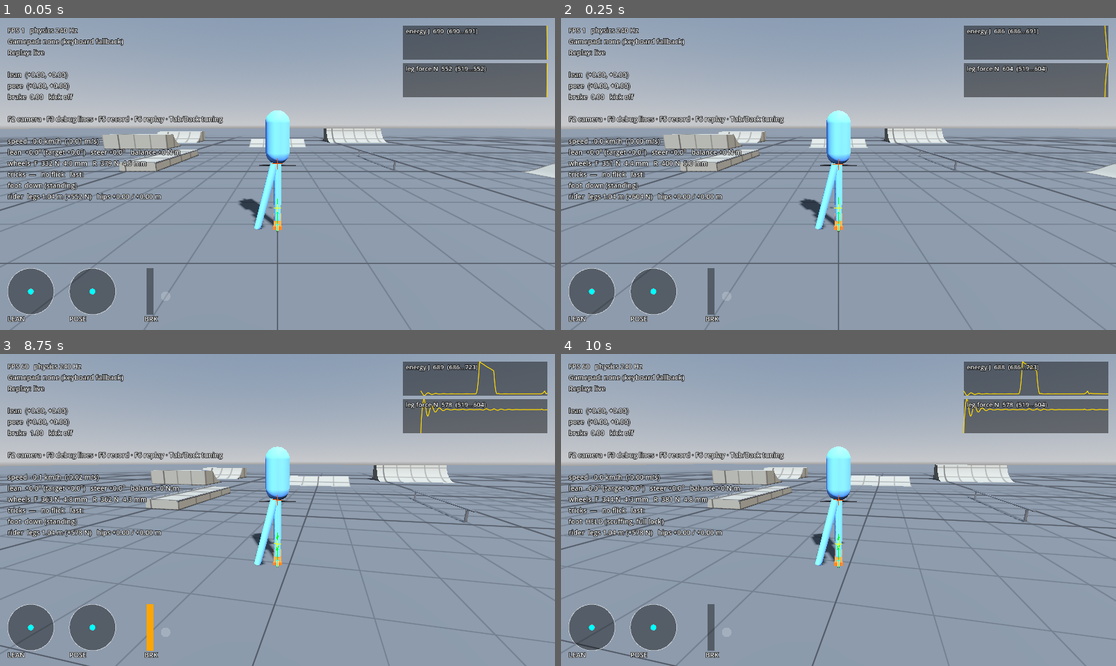
Above: before the commit, frames 1-4 (two rows, left to right).
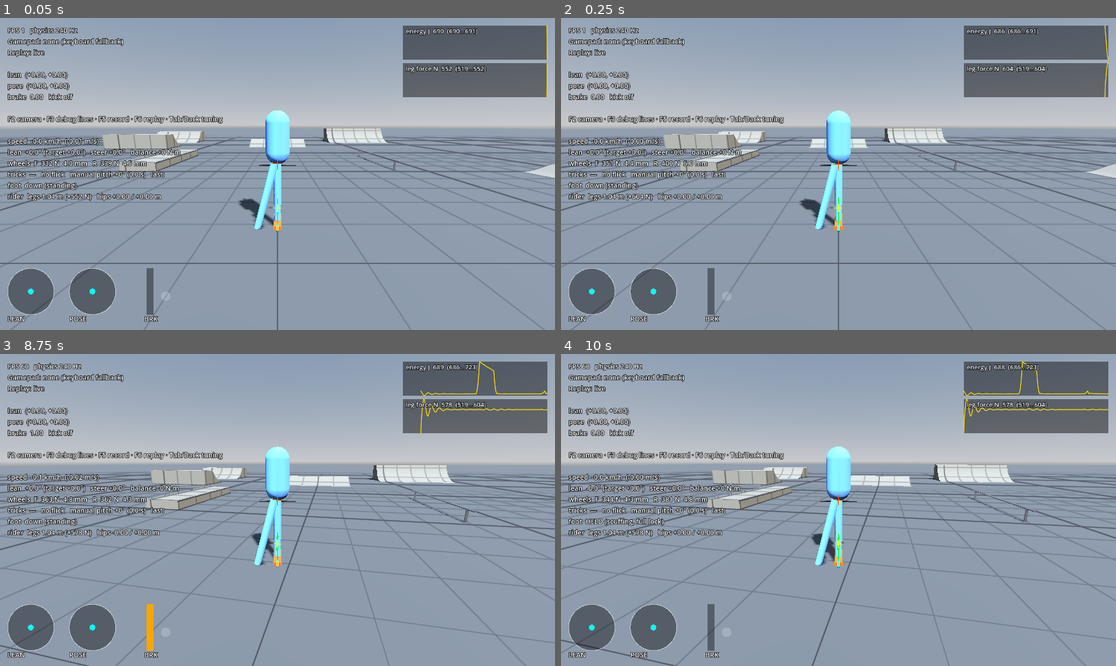
Above: after the commit, the same moments.

Repository: kreatiff/scootmania
Game: Godot game, scene res://scenes/sandbox.tscn
Two runs of this game, one before a commit and one after it. Both use one fixed random seed, a clock stepped at 60 frames per second and the inputs below.
Inputs (mouse positions are in pixels of both pictures, inside the frame that each line leads up to):
- Up to frame 1 (0.05 s): no input
- Up to frame 2 (0.25 s): no input
- Up to frame 3 (8.75 s): move the mouse to (399, 494) at 0.52 s; hold D (lean_right) 0.53-1.25 s; hold Ctrl (foot) 0.53-1.25 s; click (399, 494) at 0.67 s; tap Space (kick) every 1.5 s from 0.8 to 8.3 s; drag from (166, 525) to (249, 572) at 1.27 s; move the mouse to (333, 441) at 2.02 s; hold D (lean_right) 2.03-2.75 s; hold Ctrl (foot) 2.03-2.75 s; drag from (249, 572) to (111, 463) at 2.77 s; move the mouse to (444, 556) at 3.52 s; hold A (lean_left) 3.53-4.25 s; hold F6 (replay_play) 3.53-4.25 s; drag from (111, 463) to (194, 432) at 4.27 s; move the mouse to (305, 510) at 5.02 s; hold Shift (brake) 5.03-5.75 s; hold Ctrl (foot) 5.03-5.75 s; click (305, 510) at 5.17 s; drag from (194, 432) to (166, 525) at 5.77 s; move the mouse to (399, 494) at 6.52 s; hold E (fly_up) 6.53-7.25 s; hold Ctrl (foot) 6.53-7.25 s; drag from (166, 525) to (249, 572) at 7.27 s; move the mouse to (333, 441) at 8.02 s; hold Shift (brake) from 8.03 s (still down); hold F6 (replay_play) from 8.03 s (still down)
- Up to frame 4 (10 s): release Shift (brake) at 8.75 s; release F6 (replay_play) at 8.75 s; drag from (810, 572) to (672, 463) at 8.77 s; move the mouse to (1005, 556) at 9.52 s; hold E (fly_up) from 9.53 s (still down); hold Ctrl (foot) from 9.53 s (still down); click (1005, 556) at 9.67 s; tap Space (kick) at 9.8 s

The runs differ from the first frame. In frame 1, 0.2% of the frame differs, in the area x 12-30%, y 48-52%; in frame 2, 0.2%; in frame 3, 0.4%, in the area x 12-32%, y 46-59%; in frame 4, 0.2%.

Commit message:
Manuals: weight shift moves the load; balance on one wheel
- The legs' push square to the deck is applied under the rider's chosen
  fore/aft shift (with a wheel down), so weight back loads the rear wheel
  and far enough lifts the front. Uses the chosen shift, not the measured
  body position, so ramp loads don't lever the deck.
- Hips travel +-0.4 m fore/aft at up to 1.2 m/s.
- Manual balance assist (0.3): a soft pull toward 14 degrees while asking
  for a manual; no fixed stick holds it, full back loops out.
- Manuals and nose manuals are timed and called out, live and at the end.
- Tests: load transfer against statics, no lift from a small shift, loop
  out at full stick, a player reacting 0.25 s late balances a manual and
  a nose manual.

Co-Authored-By: Claude Opus 5.5 <noreply@anthropic.com>
Claude-Session: https://claude.ai/code/session_01QzY4h5D9ToJsQZ1mBpXcyE

Diff:
--- a/scenes/sandbox.gd
+++ b/scenes/sandbox.gd
@@ -29,6 +29,12 @@
 	_chase.make_current()
 
 
+func _process(_delta: float) -> void:
+	var tricks := _scooter.tricks
+	if tricks.manual_time >= _scooter.tuning.manual_min_time:
+		_trick_hud.show_live("%s %.1f s" % ["NOSE MANUAL" if tricks.nose_manual else "MANUAL", tricks.manual_time])
+
+
 func _on_trick_finished(result: String, landed: bool) -> void:
 	_trick_hud.show_result(result, landed)
 	if landed and not _tricks_landed.has(result):
--- a/scenes/trick_hud.gd
+++ b/scenes/trick_hud.gd
@@ -1,7 +1,8 @@
 class_name TrickHud
 extends Label
 ## The trick callout at the top of the screen: "TAILWHIP + BARSPIN" in
-## green when landed, "BARSPIN — too early" in red when not. Fades out in
+## green when landed, "BARSPIN — too early" in red when not, and a running
+## manual in white. Fades out in
 ## real time, so slow motion doesn't hold it on screen.
 
 const SHOW_TIME := 1.6
@@ -27,6 +28,13 @@
 	_shown_at = Time.get_ticks_msec() / 1000.0
 
 
+## Something still going on, like a manual's running time (white).
+func show_live(result: String) -> void:
+	text = result
+	add_theme_color_override("font_color", Color(1, 1, 1))
+	_shown_at = Time.get_ticks_msec() / 1000.0
+
+
 func _process(_delta: float) -> void:
 	var age := Time.get_ticks_msec() / 1000.0 - _shown_at
 	modulate.a = clampf((SHOW_TIME + FADE_TIME - age) / FADE_TIME, 0.0, 1.0)
--- a/scooter/rider.gd
+++ b/scooter/rider.gd
@@ -34,6 +34,9 @@
 ## Running total of work done by the leg and hip forces on both bodies, J.
 ## Muscles add energy (extending), dampers remove it.
 var work_done := 0.0
+## Deck pitch against the ground with one wheel down (+ nose up), rad; 0
+## with both wheels down or none.
+var manual_pitch := 0.0
 ## True while crashed: the rider has let go and falls as a free body.
 var bailed := false
 ## Direction the legs point, from the feet toward the hips (see
@@ -82,6 +85,7 @@
 		lean: float, lean_rate: float, target_lean: float) -> void:
 	var delta := get_physics_process_delta_time()
 	_finish_work(scooter, delta)
+	manual_pitch = 0.0
 	if bailed:
 		leg_force = 0.0
 		return
@@ -92,7 +96,10 @@
 	# so the hips sit centred.
 	var sideways := tuning.hip_lean_gain * (target_lean - lean) - tuning.hip_lean_damping * lean_rate
 	hip_shift.x = clampf(sideways, -tuning.max_hip_shift, tuning.max_hip_shift)
-	hip_shift.y = intent.lean.y * tuning.max_hip_fore_aft
+	# Moving your weight fore/aft takes a moment: hips travel at a limited
+	# rate, so a stick flick doesn't kick the deck.
+	hip_shift.y = move_toward(hip_shift.y, intent.lean.y * tuning.max_hip_fore_aft,
+			tuning.hip_fore_aft_rate * delta)
 
 	# Leg length from the right stick: down crouches, up extends.
 	var stand := tuning.stand_leg_length()
@@ -159,16 +166,33 @@
 	# round. (Applied at a single point on the deck below the centre of mass,
 	# a tilted leg force pitched the light scooter nose-up and lifted it off
 	# ramp walls.) The wheels then share the load by where that centre sits.
+	#
+	# Except where the rider chooses to shift their weight fore/aft (left
+	# stick): then the push square to the deck moves with them, onto
+	# the rear or front wheel. Past the deck's end, the arms on the bars
+	# carry the rest. Far enough back lifts the front: a manual. Only with
+	# a wheel on the ground; in the air, AirControl has the pitch.
 	var com_velocity := scooter.linear_velocity
-	scooter.add_tracked_force(-(leg + fore), com)
+	var deck_up := scooter.global_basis.y
+	var press := deck_up * (leg + fore).dot(deck_up)
+	var pressure_point := com
+	if scooter.is_grounded():
+		var deck_forward := -scooter.global_basis.z
+		# The chosen shift, not the measured one: on a ramp the body lags the
+		# leg line under the load, and that mustn't lever the deck.
+		pressure_point += deck_forward * hip_shift.y
+	var pressure_velocity := scooter.linear_velocity + scooter.angular_velocity.cross(pressure_point - com)
+	scooter.add_tracked_force(-(leg + fore - press), com)
+	scooter.add_tracked_force(-press, pressure_point)
 	scooter.add_tracked_force(-side, mast_point)
-	work_done += ((leg + side + fore).dot(linear_velocity) - (leg + fore).dot(com_velocity)
-			- side.dot(mast_velocity)) * delta
+	work_done += ((leg + side + fore).dot(linear_velocity) - (leg + fore - press).dot(com_velocity)
+			- press.dot(pressure_velocity) - side.dot(mast_velocity)) * delta
 	var to_local := scooter.global_transform.affine_inverse()
 	_last_on_rider = leg + side + fore
 	_last_rider_velocity = linear_velocity
 	_last_on_scooter = [
-		[-(leg + fore), to_local * com, com_velocity],
+		[-(leg + fore - press), to_local * com, com_velocity],
+		[-press, to_local * pressure_point, pressure_velocity],
 		[-side, to_local * mast_point, mast_velocity],
 	]
 
@@ -179,10 +203,35 @@
 		return
 	var pitch_axis := scooter.global_basis.x
 	var pitch_torque := -pitch_axis * tuning.deck_pitch_damping * scooter.angular_velocity.dot(pitch_axis)
+	pitch_torque += manual_assist(scooter, tuning, intent)
 	scooter.add_tracked_torque(pitch_torque)
 	work_done += pitch_torque.dot(scooter.angular_velocity) * delta
 	_last_torque = pitch_torque
 	_last_angular = scooter.angular_velocity
+
+
+## Balancing a manual is an inverted pendulum with a ~0.3 s time
+## constant: realistic, and too fast for a thumb. While you ask for one
+## (left stick back with only the rear wheel down, or forward with only the
+## front), the arms and ankles pull the deck toward the balance angle.
+## manual_assist scales it; 0 is the raw physics. Pull too hard and you
+## still loop out; ease off and the wheel drops.
+func manual_assist(scooter: Scooter, tuning: ScooterTuning, intent: RiderIntent) -> Vector3:
+	manual_pitch = 0.0
+	var front := scooter.front_wheel.in_contact
+	var rear := scooter.rear_wheel.in_contact
+	if front == rear:
+		return Vector3.ZERO
+	var wheel := scooter.rear_wheel if rear else scooter.front_wheel
+	manual_pitch = asin(clampf((-scooter.global_basis.z).dot(wheel.contact_normal), -1.0, 1.0))
+	var wanted := deg_to_rad(tuning.manual_balance_deg) * (1.0 if rear else -1.0)
+	var asking := intent.lean.y < -0.2 if rear else intent.lean.y > 0.2
+	if not asking or tuning.manual_assist <= 0.0:
+		return Vector3.ZERO
+	var rate := scooter.angular_velocity.dot(scooter.global_basis.x)
+	var torque := (tuning.manual_stiffness * (wanted - manual_pitch) - tuning.manual_damping * rate) \
+			* tuning.manual_assist
+	return scooter.global_basis.x * torque
 
 
 func _finish_work(scooter: RigidBody3D, delta: float) -> void:
--- a/scooter/scooter.gd
+++ b/scooter/scooter.gd
@@ -552,9 +552,9 @@
 		DebugDraw.watch("landing", "%s  (tilt %.0f°, sideways %.0f°)" % [
 				AirControl.landing_name(air.last_landing), rad_to_deg(air.last_tilt), rad_to_deg(air.last_sideways)])
 	var flick := "flick %s %.1f s ago" % [tricks.last_flick, tricks.last_flick_age] if tricks.last_flick_age < 5.0 else "no flick"
-	DebugDraw.watch("tricks", "%s   %s   last: %s" % [
+	DebugDraw.watch("tricks", "%s   %s   manual pitch %+.0f° (%.1f s)   last: %s" % [
 			"%s %.0f%%" % [Tricks.trick_name(tricks.active), tricks.progress * 100.0] if tricks.active != Tricks.Trick.NONE else "—",
-			flick, tricks.last_result])
+			flick, rad_to_deg(rider.manual_pitch), tricks.manual_time, tricks.last_result])
 	DebugDraw.watch("foot", "HELD (scuffing, full lock)" if foot.held else ("down (standing)" if foot.planted else "on the deck"))
 	DebugDraw.watch("rider", "legs %.2f m (%+.0f N)   hips %+.2f / %+.2f m"
 			% [rider.leg_length, rider.leg_force, rider.hip_shift.x, rider.hip_shift.y])
--- a/scooter/scooter_tuning.gd
+++ b/scooter/scooter_tuning.gd
@@ -115,8 +115,22 @@
 ## Hip shift against the lean rate, to settle without overshoot.
 @export_range(0.0, 1.0, 0.01, "suffix:m·s/rad") var hip_lean_damping := 0.0
 @export_range(0.05, 0.5, 0.01, "suffix:m") var max_hip_shift := 0.3
-## Weight forward/back at full left-stick up/down.
-@export_range(0.0, 0.3, 0.01, "suffix:m") var max_hip_fore_aft := 0.12
+## Weight forward/back at full left-stick up/down. Far enough back
+## lifts the front wheel (a manual); forward lifts the rear (a nose manual).
+@export_range(0.0, 0.6, 0.01, "suffix:m") var max_hip_fore_aft := 0.4
+## How fast the hips move fore/aft.
+@export_range(0.2, 5.0, 0.05, "suffix:m/s") var hip_fore_aft_rate := 1.2
+
+@export_group("Manuals")
+## Help balancing a manual: 0 = raw physics, 1 = full help.
+@export_range(0.0, 1.0, 0.01) var manual_assist := 0.3
+## Deck angle the assist balances a manual at (nose manual: the same, down).
+@export_range(3.0, 35.0, 0.5, "suffix:°") var manual_balance_deg := 14.0
+@export_range(0.0, 2000.0, 10.0, "suffix:N·m/rad") var manual_stiffness := 600.0
+@export_range(0.0, 300.0, 5.0, "suffix:N·m·s/rad") var manual_damping := 80.0
+## Counts as a manual past this deck angle, held at least this long.
+@export_range(1.0, 15.0, 0.5, "suffix:°") var manual_min_deg := 4.0
+@export_range(0.1, 2.0, 0.05, "suffix:s") var manual_min_time := 0.5
 
 @export_group("Balance assist")
 ## Help from a torque on top of the rider's own weight shift, at speed.
--- a/scooter/tricks.gd
+++ b/scooter/tricks.gd
@@ -33,7 +33,12 @@
 ## True on the tick an air's tricks were settled (landed or not).
 var just_resolved := false
 
+## Seconds into the current manual (0 = not in one), and which kind.
+var manual_time := 0.0
+var nose_manual := false
+
 var _flick := FlickDetector.new()
+var _manual_off := 0.0
 
 
 ## One tick. Returns true when the ground cut a trick short (a bail).
@@ -45,6 +50,7 @@
 		last_flick = flick
 		last_flick_age = 0.0
 	var airborne := not scooter.is_grounded() and not scooter.rider.bailed
+	_update_manual(scooter, tuning, delta)
 
 	if airborne and active == Trick.NONE and flick != Vector2.ZERO:
 		_start(flick)
@@ -86,8 +92,44 @@
 		last_result += " — bailed"
 
 
+## A manual: rolling on one wheel, deck tipped past manual_min_deg to
+## start. Ends a moment after it stops being on one wheel (both down, or
+## off the ground), or at once on a bail.
+func _update_manual(scooter: Scooter, tuning: ScooterTuning, delta: float) -> void:
+	var pitch := scooter.rider.manual_pitch # 0 unless exactly one wheel is down
+	var threshold := 0.0 if manual_time > 0.0 else deg_to_rad(tuning.manual_min_deg)
+	var on_one := pitch != 0.0 and absf(pitch) > threshold \
+			and scooter.linear_velocity.length() > 0.5 and not scooter.rider.bailed
+	if on_one:
+		if manual_time == 0.0:
+			nose_manual = pitch < 0.0
+		manual_time += delta
+		_manual_off = 0.0
+		return
+	if manual_time == 0.0:
+		return
+	# A wheel brushing the ground, or the other skipping off it for a tick,
+	# doesn't end it.
+	var both_down := scooter.front_wheel.in_contact and scooter.rear_wheel.in_contact
+	if not scooter.rider.bailed:
+		_manual_off += delta
+		if _manual_off < 0.1:
+			return
+	var kind := "NOSE MANUAL" if nose_manual else "MANUAL"
+	if manual_time >= tuning.manual_min_time:
+		just_resolved = true
+		last_landed = both_down and not scooter.rider.bailed
+		last_result = "%s %.1f s" % [kind, manual_time]
+		if scooter.rider.bailed:
+			last_result += " — looped out" if not nose_manual else " — over the bars"
+	manual_time = 0.0
+	_manual_off = 0.0
+
+
 ## Cancels everything (on a bail landing or a reset). Keeps last_result.
 func clear() -> void:
+	manual_time = 0.0
+	_manual_off = 0.0
 	active = Trick.NONE
 	progress = 0.0
 	done.clear()
--- /dev/null
+++ b/tests/manual_tests.gd
@@ -0,0 +1,91 @@
+class_name ManualTests
+extends ScooterTests
+## Manuals: weight back lifts the front wheel, and it's a balance.
+
+
+func run() -> void:
+	await _test_weight_moves_the_load()
+	await _test_manual_band()
+	await _test_nose_manual()
+
+
+## Standing still, weight back loads the rear wheel and forward the front,
+## by the moment of the shifted weight (statics).
+func _test_weight_moves_the_load() -> void:
+	var s := _spawn(Vector3(120, 0, -60), 0.0)
+	s.manual_intent.lean.y = -0.3
+	await _ticks(tps * 2)
+	var shift := 0.3 * tuning.max_hip_fore_aft
+	var rider_weight := tuning.sprung_rider_mass() * G
+	var expected := rider_weight * shift / tuning.wheelbase
+	var base_rear := tuning.total_mass() * G * (tuning.wheelbase * 0.5 + tuning.center_of_mass().z) / tuning.wheelbase
+	var moved := s.rear_wheel.normal_force - base_rear
+	_check(_near(moved, expected, 0.1),
+			"manual: weight back moves %.0f N onto the rear wheel (statics %.0f N)" % [moved, expected])
+	s.queue_free()
+
+
+## At 3 m/s, holding the stick back: part way doesn't lift; all the way
+## loops out. No fixed stick position holds a manual (at -0.7 the deck
+## creeps up and would loop out): you balance it, and a player reacting
+## 0.25 s late can.
+func _test_manual_band() -> void:
+	var results := {}
+	var x := 100.0
+	for mode in ["-0.5", "-0.7", "-1.0", "player"]:
+		x += 15.0
+		results[mode] = await _manual_run(Vector3(x, 0, -40), mode, false)
+	runner.note("manual at 3 m/s: stick -0.5 %s, -0.7 %s, -1.0 %s, player (0.25 s late) %s" % [
+			results["-0.5"][2], results["-0.7"][2], results["-1.0"][2], results["player"][2]])
+	_check(results["-0.5"][0] < 0.2, "manual: easing back a little keeps both wheels down")
+	_check(results["-1.0"][1], "manual: all the way back loops out")
+	_check(results["player"][0] > 3.0 and not results["player"][1],
+			"manual: a player reacting 0.25 s late can balance it (%.1f s)" % results["player"][0])
+
+
+## Nose manual: weight forward lifts the rear, the mirror image, balanced
+## by the same late-reacting player.
+func _test_nose_manual() -> void:
+	var r := await _manual_run(Vector3(160, 0, -40), "nose player", true)
+	runner.note("nose manual at 3 m/s, player 0.25 s late: %s" % r[2])
+	_check(r[0] > 3.0 and not r[1], "manual: a player can balance a nose manual (%.1f s)" % r[0])
+
+
+## Returns [seconds on one wheel, fell, callout text].
+func _manual_run(at: Vector3, mode: String, nose: bool) -> Array:
+	var s := _spawn(at, 0.0, Vector3(0, 0, -3.0))
+	var results: Array[String] = []
+	s.trick_finished.connect(func(result: String, _landed: bool) -> void: results.append(result))
+	await _ticks(24)
+	var history: Array[Vector2] = []
+	var one_wheel := 0.0
+	var fell := false
+	for i in tps * 4:
+		var pitch := rad_to_deg(asin(clampf(-s.global_basis.z.y, -1.0, 1.0)))
+		var rate := rad_to_deg(s.angular_velocity.dot(s.global_basis.x))
+		history.append(Vector2(pitch, rate))
+		if mode == "nose player":
+			var seen := history[maxi(history.size() - 1 - int(0.25 * tps), 0)]
+			s.manual_intent.lean.y = clampf(1.0 + 0.06 * (seen.x + 12.0) + 0.01 * seen.y, -1.0, 1.0)
+		elif mode == "player":
+			# Sees the deck 0.25 s late: more nose-up than ~12° eases off.
+			var seen := history[maxi(history.size() - 1 - int(0.25 * tps), 0)]
+			s.manual_intent.lean.y = clampf(-1.0 + 0.06 * (seen.x - 12.0) + 0.01 * seen.y, -1.0, 1.0)
+		else:
+			s.manual_intent.lean.y = float(mode)
+		await _ticks(1)
+		var lifted := s.rear_wheel.in_contact and not s.front_wheel.in_contact
+		if nose:
+			lifted = s.front_wheel.in_contact and not s.rear_wheel.in_contact
+		if lifted:
+			one_wheel += 1.0 / tps
+		if s.is_fallen() or s.rider.bailed:
+			fell = true
+			break
+	s.manual_intent.lean.y = 0.0
+	await _ticks(tps / 2)
+	var text := "fell after %.1f s" % one_wheel if fell else "%.1f s on one wheel" % one_wheel
+	if not results.is_empty():
+		text += " (\"%s\")" % results[-1]
+	s.queue_free()
+	return [one_wheel, fell, text]
--- a/tests/test_runner.gd
+++ b/tests/test_runner.gd
@@ -42,6 +42,7 @@
 	await AirTests.new(self).run()
 	await TurnTests.new(self).run()
 	await TrickTests.new(self).run()
+	await ManualTests.new(self).run()
 
 	stage = Stage.RECORDING
 	RiderInput.start_recording()
Not shown, added: tests/manual_tests.gd.uid
Not shown, changed: README.md
Not shown, changed: docs/DEVELOPMENT_PLAN.md
